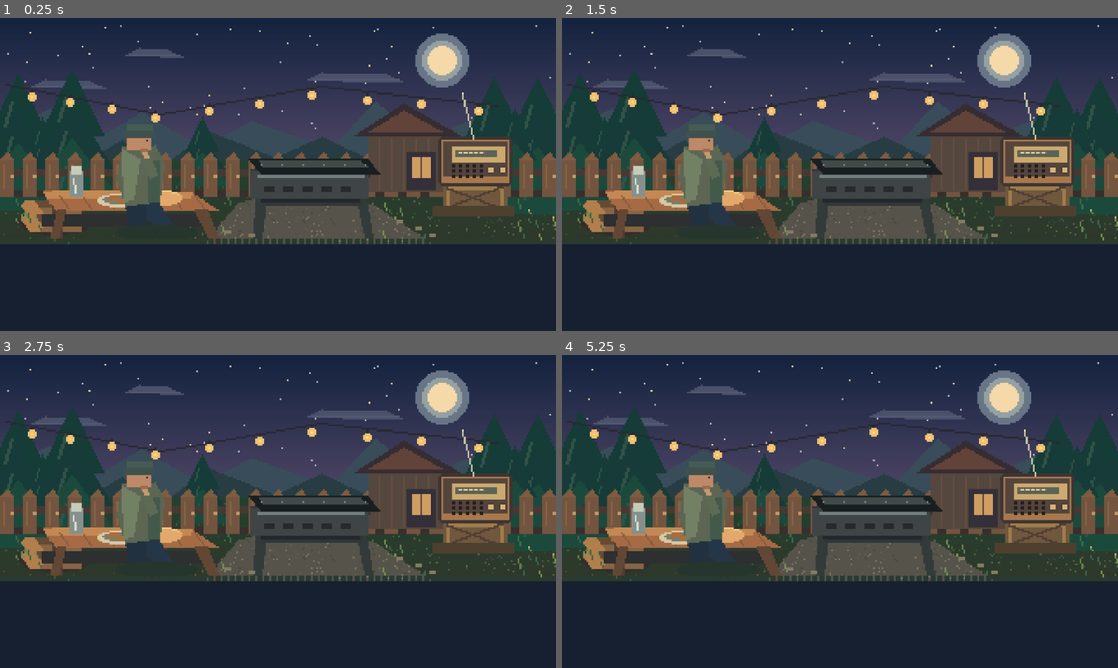
Above: before the commit, frames 1-4 (two rows, left to right).
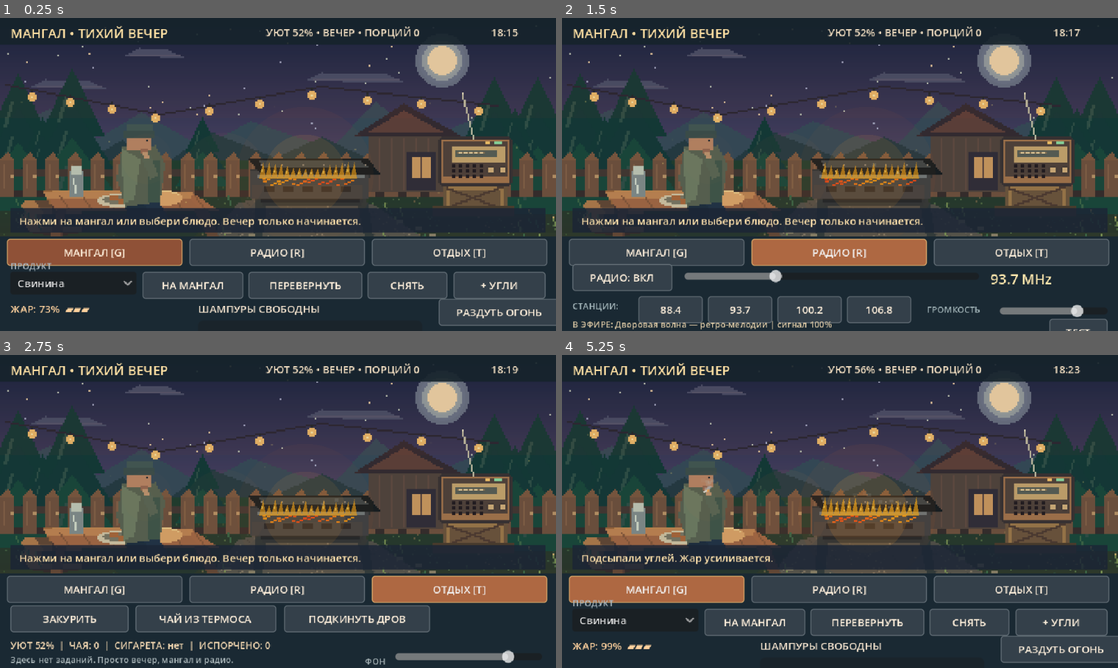
Above: after the commit, the same moments.

Repository: VovaShkrobtak/mangal-tihiy-vecher
Game: Godot game, scene res://scenes/main.tscn
Two runs of this game, one before a commit and one after it. Both use one fixed random seed, a clock stepped at 60 frames per second and the inputs below.
Inputs (mouse positions are in pixels of both pictures, inside the frame that each line leads up to):
- Up to frame 1 (0.25 s): no input
- Up to frame 2 (1.5 s): click (656, 252) at 0.5 s, where only the run after the commit has a clickable "МАНГАЛ [G]"; click (840, 252) at 1.25 s, where only the run after the commit has a clickable "РАДИО [R]"
- Up to frame 3 (2.75 s): click (461, 589) at 2 s, where only the run after the commit has a clickable "ОТДЫХ [T]"
- Up to frame 4 (5.25 s): click (628, 617) at 2.75 s, where only the run after the commit has a clickable "ЗАКУРИТЬ"; click (767, 617) at 3.5 s, where only the run after the commit has a clickable "ЧАЙ ИЗ ТЕРМОСА"; click (917, 617) at 4.25 s, where only the run after the commit has a clickable "ПОДКИНУТЬ ДРОВ"; click (656, 589) at 5 s, where only the run after the commit has a clickable "МАНГАЛ [G]"

The runs differ from the first frame. In frame 1, 24% of the frame differs, in the area x 1-100%, y 2-99%; in frame 2, 23%; in frame 3, 23%; in frame 4, 25%.
Error before the commit: Parse Error: Cannot infer the type of "alpha" variable because the value doesn't have a set type. (res://scripts/world.gd:50)

Commit message:
Fix GDScript inferred type in night fireflies

Diff:
--- a/mangal_evening/scripts/world.gd
+++ b/mangal_evening/scripts/world.gd
@@ -47,7 +47,7 @@
 	for i in range(13):
 		var x := 24.0 + fmod(float(i * 97), 592.0)
 		var y := 92.0 + fmod(float(i * 47), 128.0)
-		var alpha := (0.08 + maxf(0.0, sin(phase * 1.3 + float(i * 8))) * 0.55) * (0.45 + state.night_factor() * 0.55)
+		var alpha: float = (0.08 + maxf(0.0, sin(phase * 1.3 + float(i * 8))) * 0.55) * (0.45 + state.night_factor() * 0.55)
 		_pixel_rect(x + sin(phase * 0.25 + float(i)) * 5.0, y + cos(phase * 0.34 + float(i)) * 4.0, 2, 2, Color(1.0, 0.91, 0.48, alpha))
 
 func _draw_coals_and_flames() -> void:
